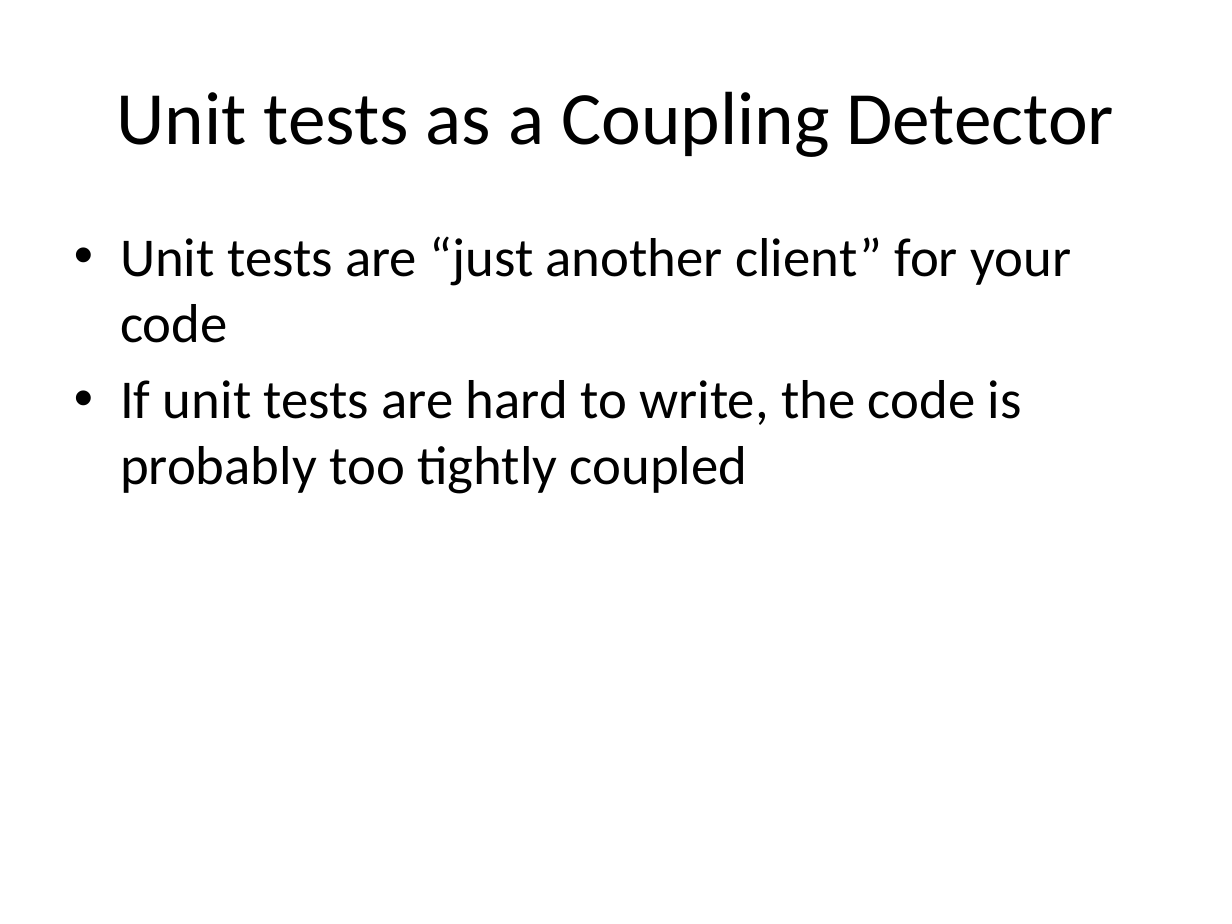
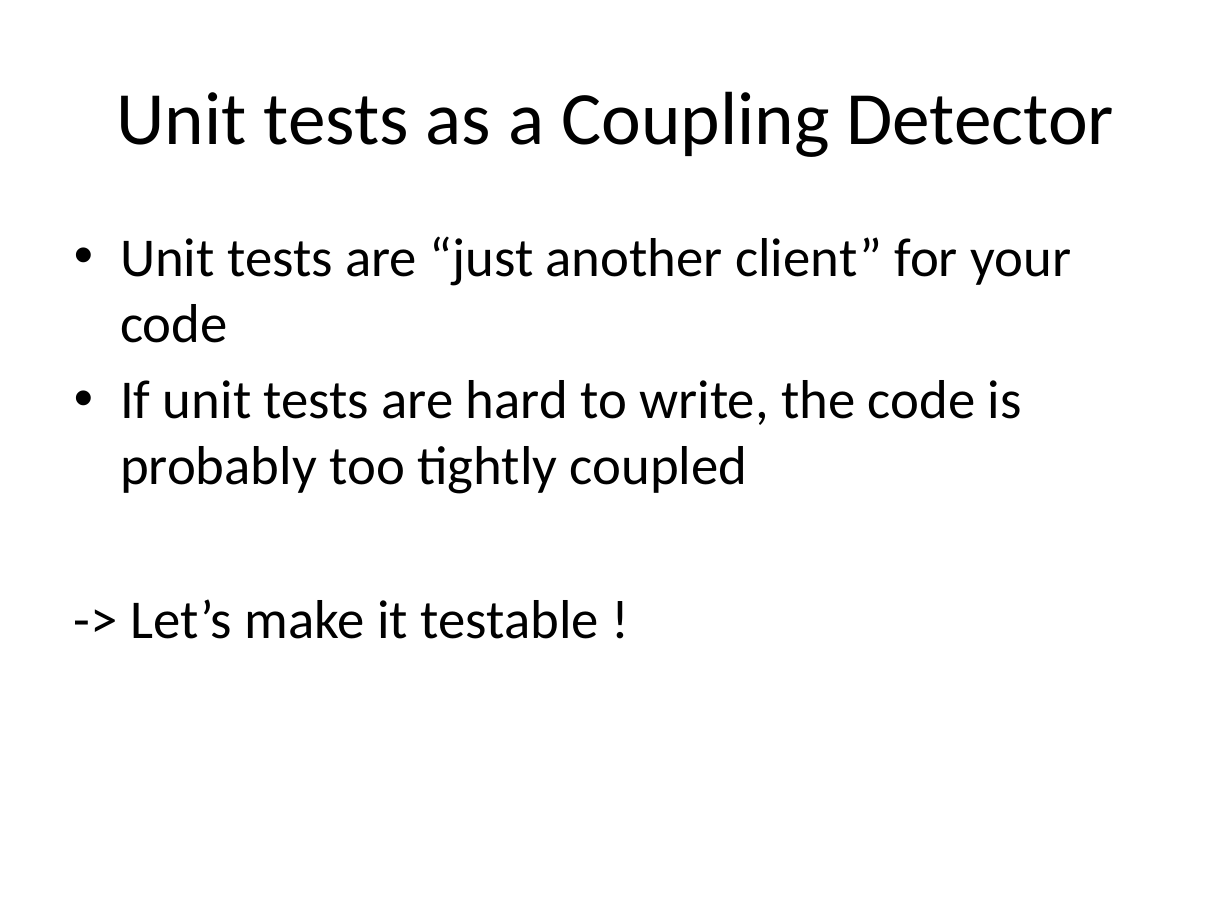
Before and after one commit to tsimbalar/DependencyInjectionTheRightWay, a slide deck: slide 17 of Dependency Injection - the right way.pptx. Drawn at 1232x924 pixels with LibreOffice and Linux fonts; fonts in the diff are those of the drawing. Boxes give left, top, right and bottom in pixels: in the first picture for what was removed or moved away, otherwise in the second. Text is boxed around its words. In the diff, an @@ line names an element or a change of style, - is before the commit and + after.

```diff
--- a/Dependency Injection - the right way.pptx
+++ b/Dependency Injection - the right way.pptx
@@ text at (130, 599, 599, 639): paragraph added @@
+-> Let’s make it testable !
```
Also in this commit, not shown: 17 other slides changed, 1 slide added.
